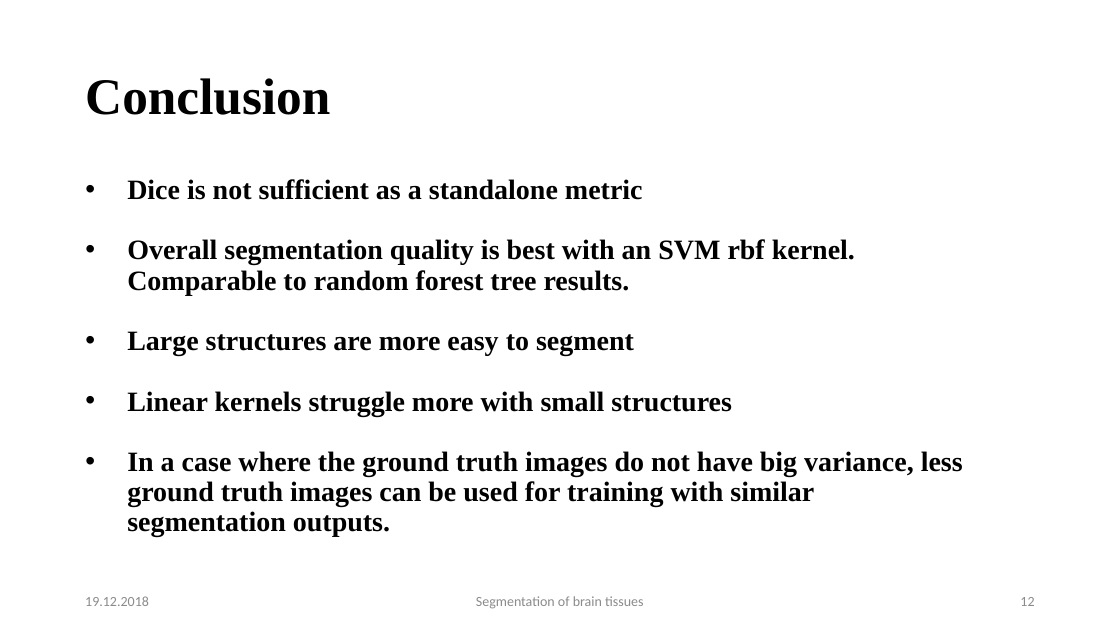
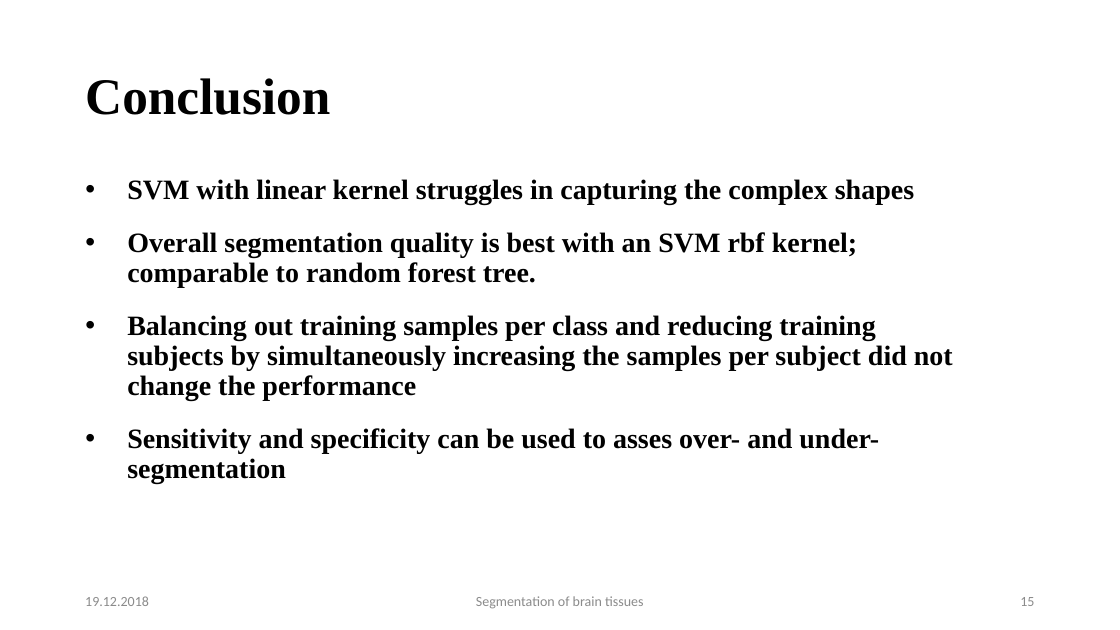
Before and after one commit to mhayoz/MIALab, a slide deck: slide 15 of Final Mialab.pptx (slide 12 before the commit). Drawn at 1120x630 pixels with LibreOffice and Linux fonts; fonts in the diff are those of the drawing; background and template pictures are left out. Boxes give left, top, right and bottom in pixels: in the first picture for what was removed or moved away, otherwise in the second. Text is boxed around its words. In the diff, an @@ line names an element or a change of style, - is before the commit and + after.

Commit message:
svm rbf slides

```diff
--- a/Final Mialab.pptx
+++ b/Final Mialab.pptx
@@ text at <box>127,179,953,484</box>: text changed @@
-• Dice is not sufficient as a standalone metric
-• Overall segmentation quality is best with an SVM rbf kernel. Comparable to random forest tree results.
-• Large structures are more easy to segment
-• Linear kernels struggle more with small structures
-• In a case where the ground truth images do not have big variance, less ground truth images can be used for training with similar segmentation outputs.
+• SVM with linear kernel struggles in capturing the complex shapes
+• Overall segmentation quality is best with an SVM rbf kernel; comparable to random forest tree.
+• Balancing out training samples per class and reducing training subjects by simultaneously increasing the samples per subject did not change the performance
+• Sensitivity and specificity can be used to asses over- and under-segmentation
@@ page number at <box>1020,597,1034,606</box>: text changed @@
-12
+15
```
Also in this commit, not shown: 3 other slides changed, 3 slides added.
